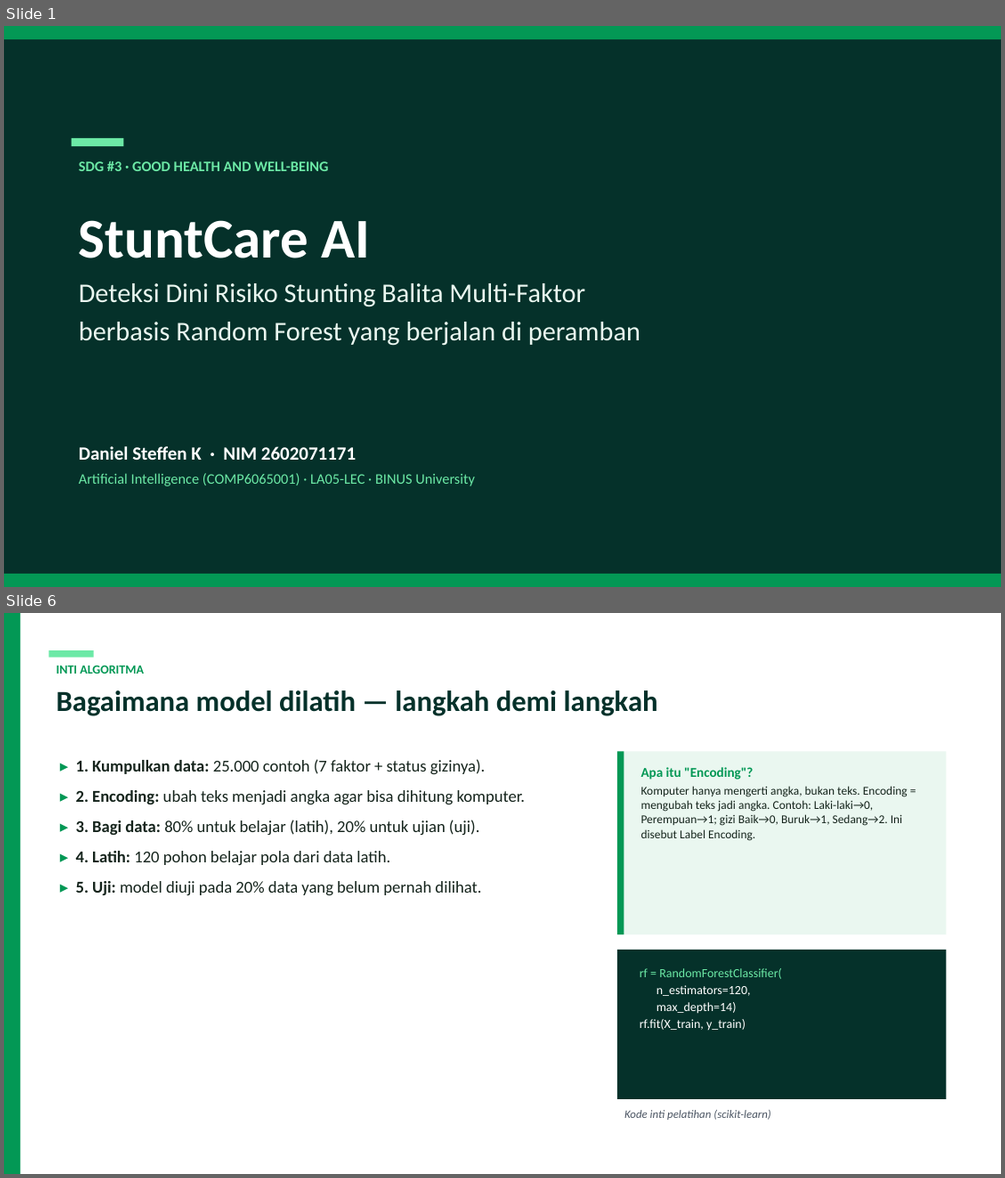
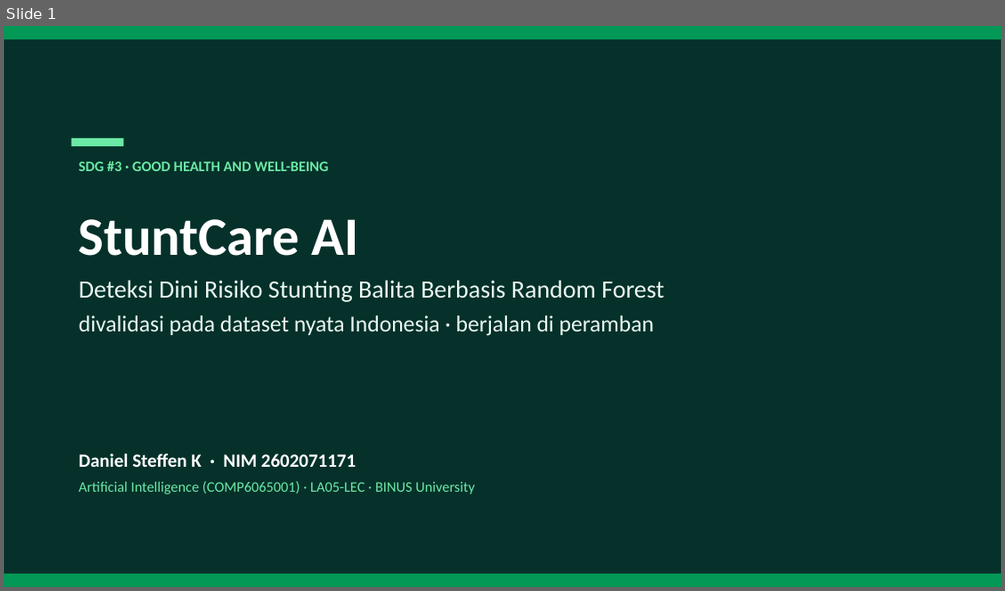
Before and after one commit to steffenkwik/machinelearning-ai, a slide deck: StuntCare_AI_Presentation.pptx. Shown one above the other, each under a label of ours: slides 1 and 6 before the commit, slide 1 after it; the slides between them are not shown. The pictures are 1005x1178 and 1005x591 pixels, drawn with LibreOffice and Linux fonts; fonts in the diff are those of the drawing. Boxes give left, top, right and bottom in pixels: in the first picture for what was removed or moved away, otherwise in the second. Text is boxed around its words. In the diff, an @@ line names an element or a change of style, - is before the commit and + after.

```diff
--- a/StuntCare_AI_Presentation.pptx
+++ b/StuntCare_AI_Presentation.pptx
@@ slide 6 removed at bbox=[4, 613, 1001, 1174], background #FFFFFF @@
@@ rectangle removed at bbox=[4, 613, 20, 1174] @@
@@ rectangle removed at bbox=[48, 650, 94, 657] @@
@@ text removed at bbox=[57, 666, 144, 674] @@
-INTI ALGORITMA
@@ text removed at bbox=[57, 690, 658, 716] @@
-Bagaimana model dilatih — langkah demi langkah
@@ text removed at bbox=[76, 759, 526, 896] @@
-▸ 1. Kumpulkan data: 25.000 contoh (7 faktor + status gizinya).
-▸ 2. Encoding: ubah teks menjadi angka agar bisa dihitung komputer.
-▸ 3. Bagi data: 80% untuk belajar (latih), 20% untuk ujian (uji).
-▸ 4. Latih: 120 pohon belajar pola dari data latih.
-▸ 5. Uji: model diuji pada 20% data yang belum pernah dilihat.
@@ rectangle removed at bbox=[617, 751, 947, 934] @@
@@ rectangle removed at bbox=[617, 751, 624, 934] @@
@@ text removed at bbox=[641, 767, 907, 841] @@
-Apa itu "Encoding"?
-Komputer hanya mengerti angka, bukan teks. Encoding = mengubah teks jadi angka. Contoh: Laki-laki→0, Perempuan→1; gizi Baik→0, Buruk→1, Sedang→2. Ini disebut Label Encoding.
@@ rectangle removed at bbox=[617, 949, 947, 1099] @@
@@ text removed at bbox=[639, 968, 782, 1030] @@
-rf = RandomForestClassifier(
-n_estimators=120,
-max_depth=14)
-rf.fit(X_train, y_train)
@@ text removed at bbox=[624, 1110, 770, 1119] @@
-Kode inti pelatihan (scikit-learn)
@@ slide 1 changed as well @@
@@ text at bbox=[79, 219, 359, 256]: size 54 to 52 pt in "StuntCare AI" @@
@@ text at bbox=[79, 280, 664, 336]: text changed; size 26 to 22 pt @@
-Deteksi Dini Risiko Stunting Balita Multi-Faktor
-berbasis Random Forest yang berjalan di peramban
+Deteksi Dini Risiko Stunting Balita Berbasis Random Forest
+divalidasi pada dataset nyata Indonesia · berjalan di peramban
@@ text "Daniel Steffen K · NIM ...": place and size @@
-text "Daniel Steffen K · NIM ..." at bbox=[79, 446, 475, 486]
+text "Daniel Steffen K · NIM ..." at bbox=[79, 453, 475, 494]
```
Also in this commit, not shown: 6 other slides changed, 10 slides added, 6 other slides removed, 32 other files.
